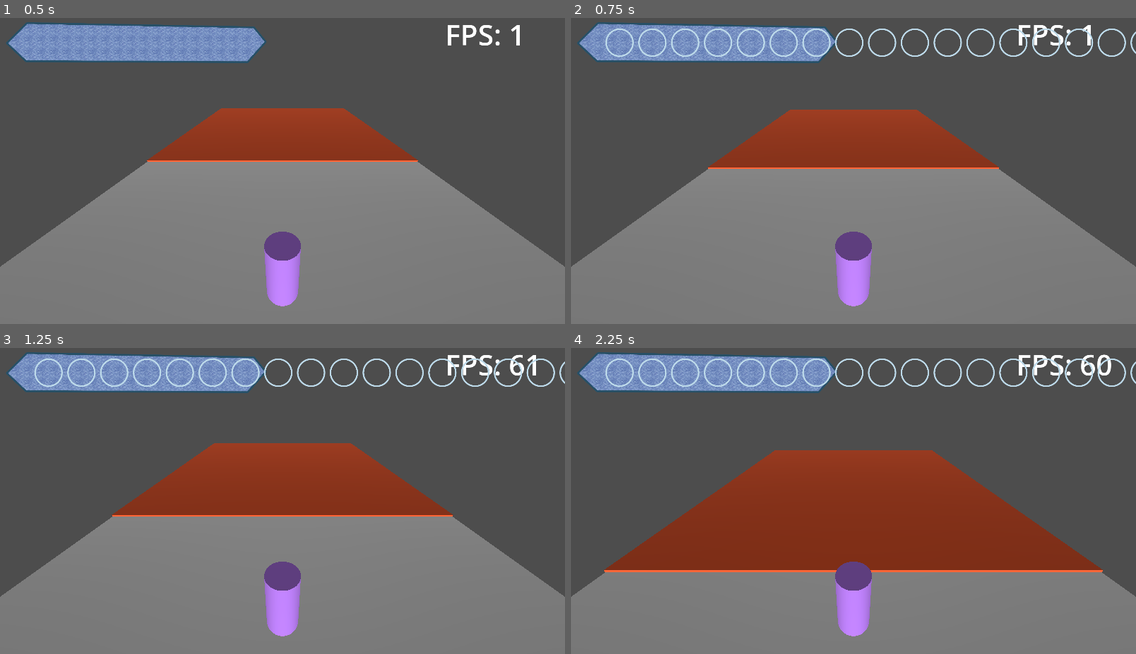
Above: before the commit, frames 1-4 (two rows, left to right).
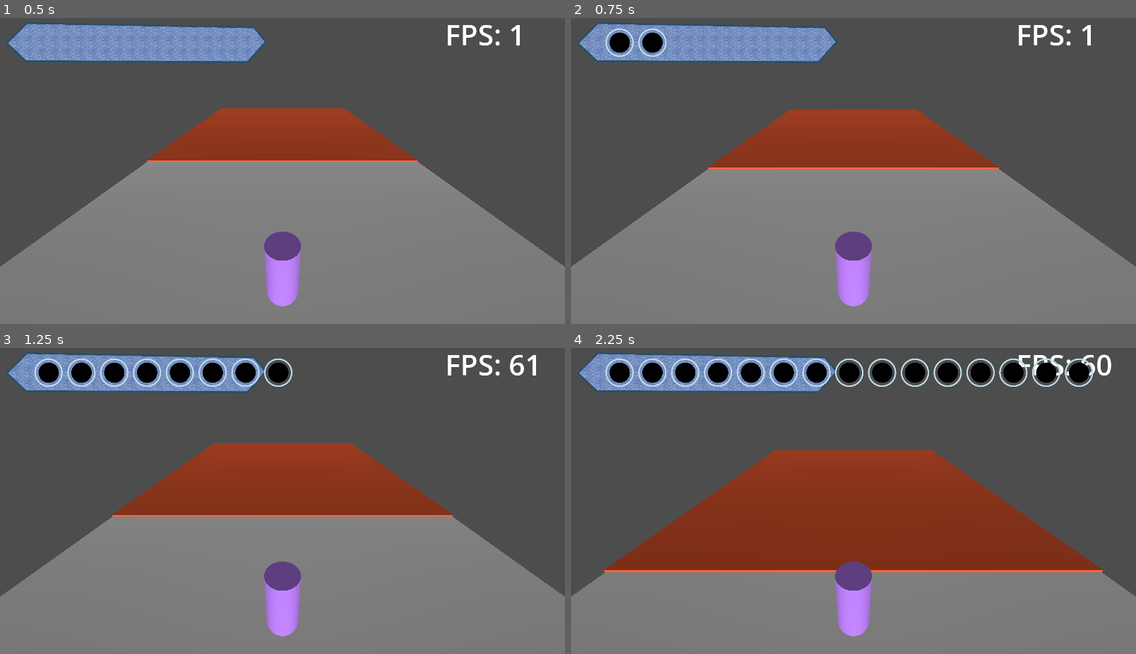
Above: after the commit, the same moments.

Repository: MedusaTea/signal-run
Game: Godot game, scene res://scenes/main.tscn
The game is run twice, just before and just after one commit, with the same random seed, the same clock (stepped at 60 frames per second) and the same inputs.
Inputs (mouse positions are in pixels of both pictures, inside the frame that each line leads up to):
- Up to frame 1 (0.5 s): no input
- Up to frame 2 (0.75 s): tap Enter at 0.5 s; move the mouse to (977, 155) at 0.52 s; hold L (press_right) from 0.53 s (still down); hold F (press_climb) from 0.53 s (still down); click (977, 155) at 0.67 s
- Up to frame 3 (1.25 s): keep holding L (press_right); keep holding F (press_climb); tap K (press_jump) at 0.77, 1.07 s; tap J (press_duck) at 0.8 s
- Up to frame 4 (2.25 s): move the mouse to (740, 516) at 1.27 s; release L (press_right) at 1.28 s; release F (press_climb) at 1.28 s; hold H (press_left) 1.28-2.03 s; tap J (press_duck) at 1.35 s; tap K (press_jump) at 1.52, 1.82 s; tap D (press_kick) at 1.55 s; move the mouse to (910, 433) at 2.02 s; hold L (press_right) from 2.03 s (still down); hold D (press_kick) from 2.03 s (still down)

Frame 1 is identical in both runs. In frame 2, 1.6% of the frame differs, in the area x 6-100%, y 3-13%; in frame 3, 2.2%; in frame 4, 3.0%.

Commit message:
adding orbs with the subview port pattern

Diff:
--- a/scenes/orb.tscn
+++ b/scenes/orb.tscn
@@ -1,6 +1,11 @@
 [gd_scene format=3 uid="uid://r32iv35dbh1p"]
 
 [ext_resource type="Texture2D" uid="uid://dcik3ar8t0u8e" path="res://assets/orb-border.png" id="1_ktqa0"]
+
+[sub_resource type="SphereMesh" id="SphereMesh_ktqa0"]
+
+[sub_resource type="Environment" id="Environment_ktqa0"]
+ambient_light_color = Color(1, 1, 1, 1)
 
 [node name="AspectRatioContainer" type="AspectRatioContainer" unique_id=755513043]
 offset_right = 101.326
@@ -10,3 +15,19 @@
 layout_mode = 2
 texture = ExtResource("1_ktqa0")
 expand_mode = 1
+
+[node name="SubViewportContainer" type="SubViewportContainer" parent="." unique_id=1880047831]
+layout_mode = 2
+stretch = true
+
+[node name="SubViewport" type="SubViewport" parent="SubViewportContainer" unique_id=2141018382]
+transparent_bg = true
+size = Vector2i(101, 101)
+
+[node name="MeshInstance3D" type="MeshInstance3D" parent="SubViewportContainer/SubViewport" unique_id=641631598]
+transform = Transform3D(1, 0, 0, 0, 1, 0, 0, 0, 1, 0, 0, 15.88246)
+mesh = SubResource("SphereMesh_ktqa0")
+
+[node name="Camera3D" type="Camera3D" parent="SubViewportContainer/SubViewport" unique_id=1329616451]
+transform = Transform3D(1, 0, 0, 0, -1, -8.742278e-08, 0, 8.742278e-08, -1, 0, 0, 14.827535)
+environment = SubResource("Environment_ktqa0")
--- a/scripts/global.gd
+++ b/scripts/global.gd
@@ -7,8 +7,14 @@
 
 @export var orbOffset = 115
 @export var orbTopOffset = 20
+@export var pressDelayThreshold = 0.2
+@export var pressDelay = pressDelayThreshold
 
 func _process(delta: float) -> void:
+	pressDelay += delta
+	if pressDelay < pressDelayThreshold:
+		return
+
 	if Input.is_action_pressed("press_punch"):
 		addOrb('punch')
 
@@ -34,6 +40,9 @@
 		addOrb('right')
 
 func addOrb(type) -> void:
+	if type != 'empty':
+		pressDelay = 0
+
 	var orbCount = OrbsControl.get_child_count()
 
 	var orb = orbScene.instantiate()
